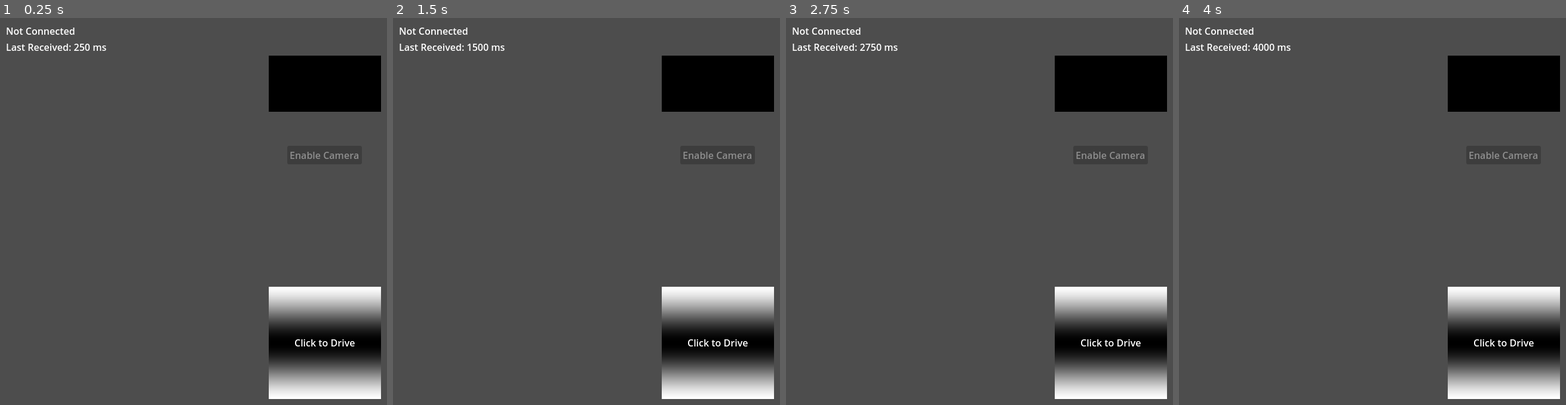
Above: before the commit, frames 1-4 (left to right).
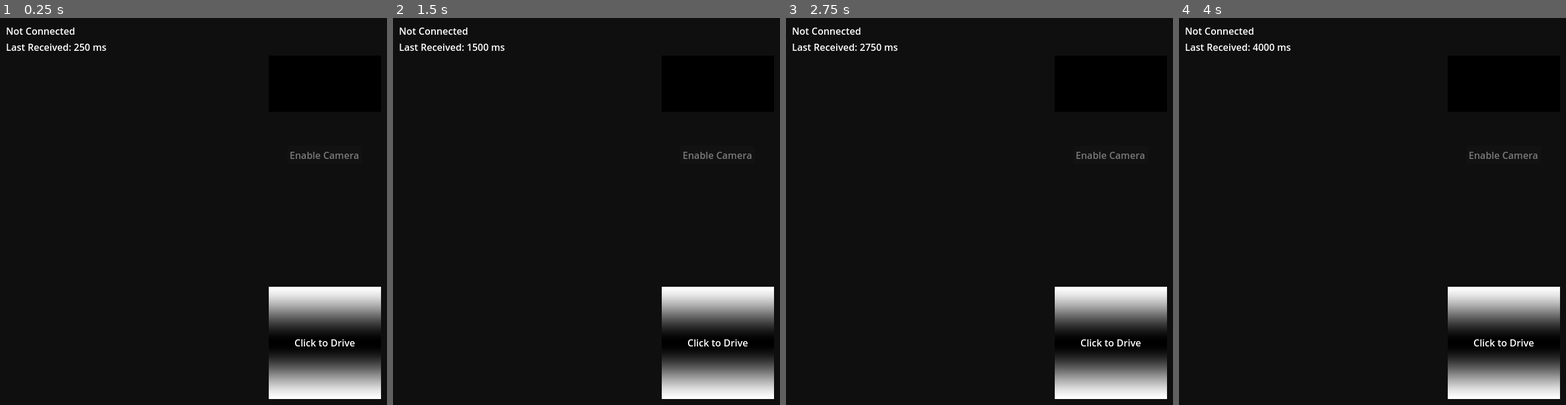
Above: after the commit, the same moments.

Repository: utahrobotics/lunadev-2024
Game: Godot game, scene res://main.tscn
Two runs of this game, one before a commit and one after it. Both use one fixed random seed, a clock stepped at 60 frames per second and the inputs below.
Inputs (mouse positions are in pixels of both pictures, inside the frame that each line leads up to):
- Up to frame 1 (0.25 s): no input
- Up to frame 2 (1.5 s): tap Enter at 0.5, 1.25 s; move the mouse to (718, 343) at 0.52 s; click (718, 343) at 0.67 s; move the mouse to (509, 230) at 1.27 s; click (509, 230) at 1.42 s
- Up to frame 3 (2.75 s): tap Enter at 2 s; move the mouse to (1018, 126) at 2.02 s; click (1018, 126) at 2.17 s
- Up to frame 4 (4 s): tap Enter at 2.75, 3.5 s; move the mouse to (1353, 288) at 2.77 s; click (1353, 288) at 2.92 s; move the mouse to (1488, 269) at 3.52 s; click (1488, 269) at 3.67 s

The runs differ from the first frame. In frame 1, 87% of the frame differs, in the area x 0-100%, y 0-100%; in frame 2, 87%; in frame 3, 87%; in frame 4, 87%.

Commit message:
basic telemetry

Diff:
--- a/lunabase/icon.svg
+++ /dev/null
@@ -1 +0,0 @@
-<svg height="128" width="128" xmlns="http://www.w3.org/2000/svg"><rect x="2" y="2" width="124" height="124" rx="14" fill="#363d52" stroke="#212532" stroke-width="4"/><g transform="scale(.101) translate(122 122)"><g fill="#fff"><path d="M105 673v33q407 354 814 0v-33z"/><path fill="#478cbf" d="m105 673 152 14q12 1 15 14l4 67 132 10 8-61q2-11 15-15h162q13 4 15 15l8 61 132-10 4-67q3-13 15-14l152-14V427q30-39 56-81-35-59-83-108-43 20-82 47-40-37-88-64 7-51 8-102-59-28-123-42-26 43-46 89-49-7-98 0-20-46-46-89-64 14-123 42 1 51 8 102-48 27-88 64-39-27-82-47-48 49-83 108 26 42 56 81zm0 33v39c0 276 813 276 813 0v-39l-134 12-5 69q-2 10-14 13l-162 11q-12 0-16-11l-10-65H447l-10 65q-4 11-16 11l-162-11q-12-3-14-13l-5-69z"/><path d="M483 600c3 34 55 34 58 0v-86c-3-34-55-34-58 0z"/><circle cx="725" cy="526" r="90"/><circle cx="299" cy="526" r="90"/></g><g fill="#414042"><circle cx="307" cy="532" r="60"/><circle cx="717" cy="532" r="60"/></g></g></svg>
--- a/lunabase/lunabot.gd
+++ b/lunabase/lunabot.gd
@@ -1,7 +1,7 @@
 extends Node
 
 
-enum Channels { IMPORTANT, CAMERA, ODOMETRY, STEERING }
+enum Channels { IMPORTANT, CAMERA, ODOMETRY, STEERING, MAX }
 enum ImportantMessage { ENABLE_CAMERA, DISABLE_CAMERA, STOP_DRIVE, STOP_ARM }
 
 signal connected
@@ -32,71 +32,75 @@
 
 func is_lunabot_connected() -> bool:
 	lunabot_mutex.lock()
+	@warning_ignore("shadowed_variable_base_class")
 	var is_connected = lunabot != null
 	lunabot_mutex.unlock()
 	return is_connected
 
 
 func _run_thr():
-		while running:
-			var result: Array = server.service(500)
+	while running:
+		var result: Array = server.service(200)
 
-			lunabot_mutex.lock()
-			if lunabot != null:
-				call_deferred(
-					"emit",
-					"network_statistics",
-					server.pop_statistic(ENetConnection.HOST_TOTAL_RECEIVED_DATA) + server.pop_statistic(ENetConnection.HOST_TOTAL_SENT_DATA),
-					roundi(lunabot.get_statistic(ENetPacketPeer.PEER_ROUND_TRIP_TIME) / 2),
-					lunabot.get_statistic(ENetPacketPeer.PEER_PACKET_LOSS) / ENetPacketPeer.PACKET_LOSS_SCALE,
-					lunabot.get_statistic(ENetPacketPeer.PEER_PACKET_THROTTLE) / ENetPacketPeer.PACKET_THROTTLE_SCALE
-				)
-			lunabot_mutex.unlock()
+		lunabot_mutex.lock()
+		if lunabot != null:
+			call_deferred(
+				"emit_signal",
+				"network_statistics",
+				server.pop_statistic(ENetConnection.HOST_TOTAL_RECEIVED_DATA) + server.pop_statistic(ENetConnection.HOST_TOTAL_SENT_DATA),
+				roundi(lunabot.get_statistic(ENetPacketPeer.PEER_ROUND_TRIP_TIME) / 2),
+				lunabot.get_statistic(ENetPacketPeer.PEER_PACKET_LOSS) / ENetPacketPeer.PACKET_LOSS_SCALE,
+				lunabot.get_statistic(ENetPacketPeer.PEER_PACKET_THROTTLE) / ENetPacketPeer.PACKET_THROTTLE_SCALE
+			)
+		lunabot_mutex.unlock()
 
-			var event_type: ENetConnection.EventType = result[0]
-			var peer: ENetPacketPeer = result[1]
-			var data: PackedByteArray = result[2]
-			var channel: int = result[3]
+		var event_type: ENetConnection.EventType = result[0]
+		var peer: ENetPacketPeer = result[1]
+		var _data: int = result[2]
+		var channel: int = result[3]
 
-			match event_type:
-				ENetConnection.EventType.EVENT_ERROR:
-					server.destroy()
-					push_error("Server got error, closing!")
-					running = false
-					break
+		match event_type:
+			ENetConnection.EventType.EVENT_ERROR:
+				server.destroy()
+				push_error("Server got error, closing!")
+				running = false
+				break
 
-				ENetConnection.EventType.EVENT_NONE:
+			ENetConnection.EventType.EVENT_CONNECT:
+				lunabot_mutex.lock()
+				if lunabot != null:
+					push_error("New connection to lunabot even though we are already connected!")
 					continue
+				lunabot = peer
+				lunabot_mutex.unlock()
+				call_deferred("emit_signal", "connected")
 
-				ENetConnection.EventType.EVENT_CONNECT:
-					lunabot_mutex.lock()
-					if lunabot != null:
-						push_error("New connection to lunabot even though we are already connected!")
-						continue
-					lunabot = peer
-					lunabot_mutex.unlock()
-					call_deferred("emit", "connected")
+			ENetConnection.EventType.EVENT_DISCONNECT:
+				lunabot_mutex.lock()
+				if lunabot == null:
+					push_error("Disconnection to lunabot even though we were never connected!")
+					continue
+				lunabot = null
+				lunabot_mutex.unlock()
+				call_deferred("emit_signal", "disconnected")
 
-				ENetConnection.EventType.EVENT_DISCONNECT:
-					lunabot_mutex.lock()
-					if lunabot == null:
-						push_error("Disconnection to lunabot even though we were never connected!")
-						continue
-					lunabot = null
-					lunabot_mutex.unlock()
-					call_deferred("emit", "disconnected")
+			ENetConnection.EventType.EVENT_RECEIVE:
+				_on_receive(channel)
 
-				ENetConnection.EventType.EVENT_RECEIVE:
-					_on_receive(channel, data)
-
-			if echo_steering:
-				raw_send_unreliable(Channels.STEERING, steering_data)
+		lunabot_mutex.lock()
+		if echo_steering:
+			raw_send_unreliable(Channels.STEERING, steering_data)
+		lunabot_mutex.unlock()
 
 
-func _on_receive(channel: int, data: PackedByteArray) -> void:
-	call_deferred("emit", "something_received")
+func _on_receive(channel: int) -> void:
+	call_deferred("emit_signal", "something_received")
+	lunabot_mutex.lock()
+	var data := lunabot.get_packet()
+
 	match channel:
 		Channels.IMPORTANT:
+			# TODO
 			pass
 
 		Channels.CAMERA:
@@ -105,7 +109,7 @@
 			if err != OK:
 				push_error("Bad frame: " + str(err))
 				return
-			call_deferred("emit", "camera_frame_received", frame)
+			call_deferred("emit_signal", "camera_frame_received", frame)
 
 		Channels.ODOMETRY:
 			var x := data.decode_float(0)
@@ -113,22 +117,23 @@
 			if x == 0.0 or y == 0.0:
 				push_error("Invalid odometry origin")
 			var origin := Vector2(x, y)
-			call_deferred("emit", "odometry_received", origin)
+			call_deferred("emit_signal", "odometry_received", origin)
 
 		Channels.STEERING:
 			if data.size() != 2:
 				push_error("Invalid steering packet")
 				return
 
-			lunabot_mutex.lock()
 			echo_steering = steering_data != data
-			lunabot_mutex.unlock()
+
+	lunabot_mutex.unlock()
 
 
 func raw_send(channel: int, data: PackedByteArray, flags: int) -> void:
 	lunabot_mutex.lock()
 	if lunabot == null:
 		push_warning("Lunabot not connected to yet!")
+		lunabot_mutex.unlock()
 		return
 	var err := lunabot.send(channel, data, flags)
 	lunabot_mutex.unlock()
@@ -151,9 +156,7 @@
 		# We don't need to echo since we are sending a reliable message
 		echo_steering = false
 		lunabot_mutex.unlock()
-	var data := PackedByteArray([0])
-	data.encode_u8(0, msg)
-	raw_send_reliable(0, data)
+	raw_send_reliable(Channels.IMPORTANT, PackedByteArray([msg]))
 
 
 func send_steering(drive: float, steering: float) -> void:
--- a/lunabase/main.tscn
+++ b/lunabase/main.tscn
@@ -13,7 +13,7 @@
 			text = \"\"\"Total Bytes: %s
 Ping: %s
 Packet Loss: %s
-Packet Throttle: %s\"\"\" % [total_bytes, ping, packet_loss, packet_throttle]
+Packet Throttle: %s\"\"\" % [total_bytes, ping, roundi(packet_loss * 100), roundi(packet_throttle * 100)]
 	)
 "
 
@@ -32,7 +32,10 @@
 
 func _process(delta: float) -> void:
 	timer += delta
-	text = \"Last Received: %s ms\" % [roundi(timer * 1000)]
+	if timer > 10:
+		text = \"Last Received: 10000+ ms\"
+	else:
+		text = \"Last Received: %s ms\" % [roundi(timer * 1000)]
 "
 
 [sub_resource type="Gradient" id="Gradient_k12v6"]
@@ -106,12 +109,12 @@
 		if !driving:
 			return
 		var origin := (get_local_mouse_position() / size - Vector2.ONE / 2) * 2
-		Lunabot.send_steering(origin.x, - origin.y)
+		Lunabot.send_steering(- origin.y, origin.x)
 		accept_event()
 
 
 func _on_mouse_exited() -> void:
-	if !Lunabot.is_lunabot_connected():
+	if !Lunabot.is_lunabot_connected() or !driving:
 		return
 	driving = false
 	_update()
@@ -193,15 +196,18 @@
 size_flags_vertical = 3
 alignment = 2
 
-[node name="TextureRect" type="TextureRect" parent="Control/VBoxContainer/VBoxContainer"]
+[node name="AspectRatioContainer" type="AspectRatioContainer" parent="Control/VBoxContainer/VBoxContainer"]
+layout_mode = 2
+size_flags_vertical = 3
+alignment_vertical = 2
+
+[node name="TextureRect" type="TextureRect" parent="Control/VBoxContainer/VBoxContainer/AspectRatioContainer"]
 layout_mode = 2
 mouse_filter = 0
 texture = SubResource("GradientTexture2D_lspd7")
-expand_mode = 5
-stretch_mode = 5
 script = SubResource("GDScript_aogjq")
 
-[node name="CenterContainer" type="CenterContainer" parent="Control/VBoxContainer/VBoxContainer/TextureRect"]
+[node name="CenterContainer" type="CenterContainer" parent="Control/VBoxContainer/VBoxContainer/AspectRatioContainer/TextureRect"]
 layout_mode = 1
 anchors_preset = 15
 anchor_right = 1.0
@@ -209,9 +215,9 @@
 grow_horizontal = 2
 grow_vertical = 2
 
-[node name="Label" type="Label" parent="Control/VBoxContainer/VBoxContainer/TextureRect/CenterContainer"]
+[node name="Label" type="Label" parent="Control/VBoxContainer/VBoxContainer/AspectRatioContainer/TextureRect/CenterContainer"]
 layout_mode = 2
 text = "Click to Drive"
 
 [connection signal="pressed" from="Control/VBoxContainer/HBoxContainer/EnableCamera" to="Control/VBoxContainer/HBoxContainer/EnableCamera" method="_on_pressed"]
-[connection signal="mouse_exited" from="Control/VBoxContainer/VBoxContainer/TextureRect" to="Control/VBoxContainer/VBoxContainer/TextureRect" method="_on_mouse_exited"]
+[connection signal="mouse_exited" from="Control/VBoxContainer/VBoxContainer/AspectRatioContainer/TextureRect" to="Control/VBoxContainer/VBoxContainer/AspectRatioContainer/TextureRect" method="_on_mouse_exited"]
--- a/lunabase/project.godot
+++ b/lunabase/project.godot
@@ -13,7 +13,7 @@
 config/name="Lunabase"
 run/main_scene="res://main.tscn"
 config/features=PackedStringArray("4.1", "Forward Plus")
-config/icon="res://icon.svg"
+config/icon="res://icon.png"
 
 [autoload]
 
@@ -24,3 +24,7 @@
 window/size/viewport_width=648
 window/stretch/mode="canvas_items"
 window/stretch/aspect="expand"
+
+[rendering]
+
+environment/defaults/default_clear_color=Color(0.0588235, 0.0588235, 0.0588235, 1)
Binary file added: lunabase/icon.png
Not shown, changed: lunabase/icon.png.import
Not shown, added: .gitignore
Not shown, changed: lunadev/compose.yaml
Not shown, added: src/telemetry/package.xml
Not shown, added: src/telemetry/resource/telemetry
Not shown, added: src/telemetry/setup.py
Not shown, added: src/telemetry/telemetry/__init__.py
Not shown, added: src/telemetry/telemetry/telemetry.py
Not shown, added: src/telemetry/test/test_copyright.py
Not shown, added: src/telemetry/test/test_flake8.py
Not shown, added: src/telemetry/test/test_pep257.py
